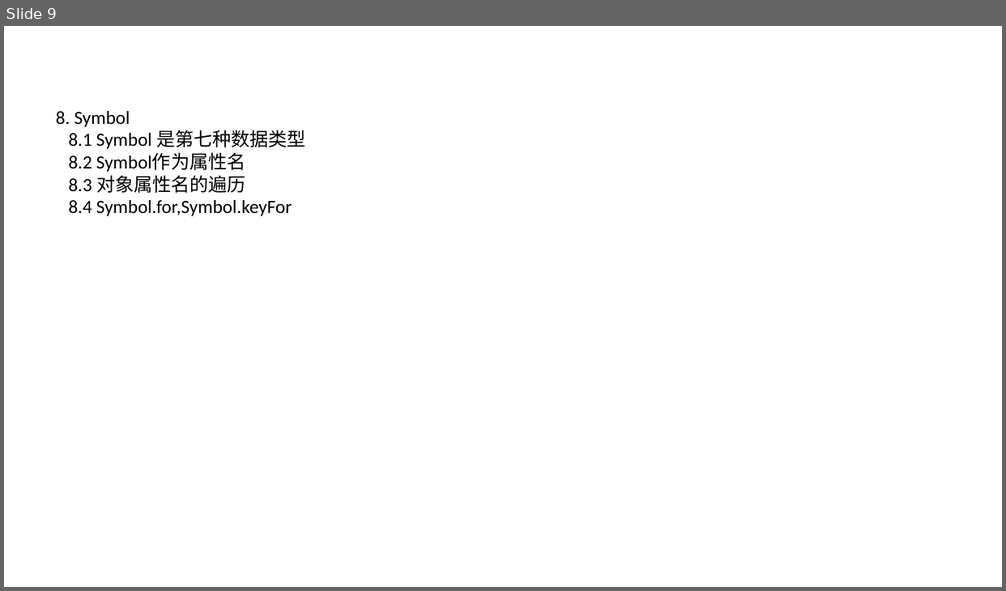
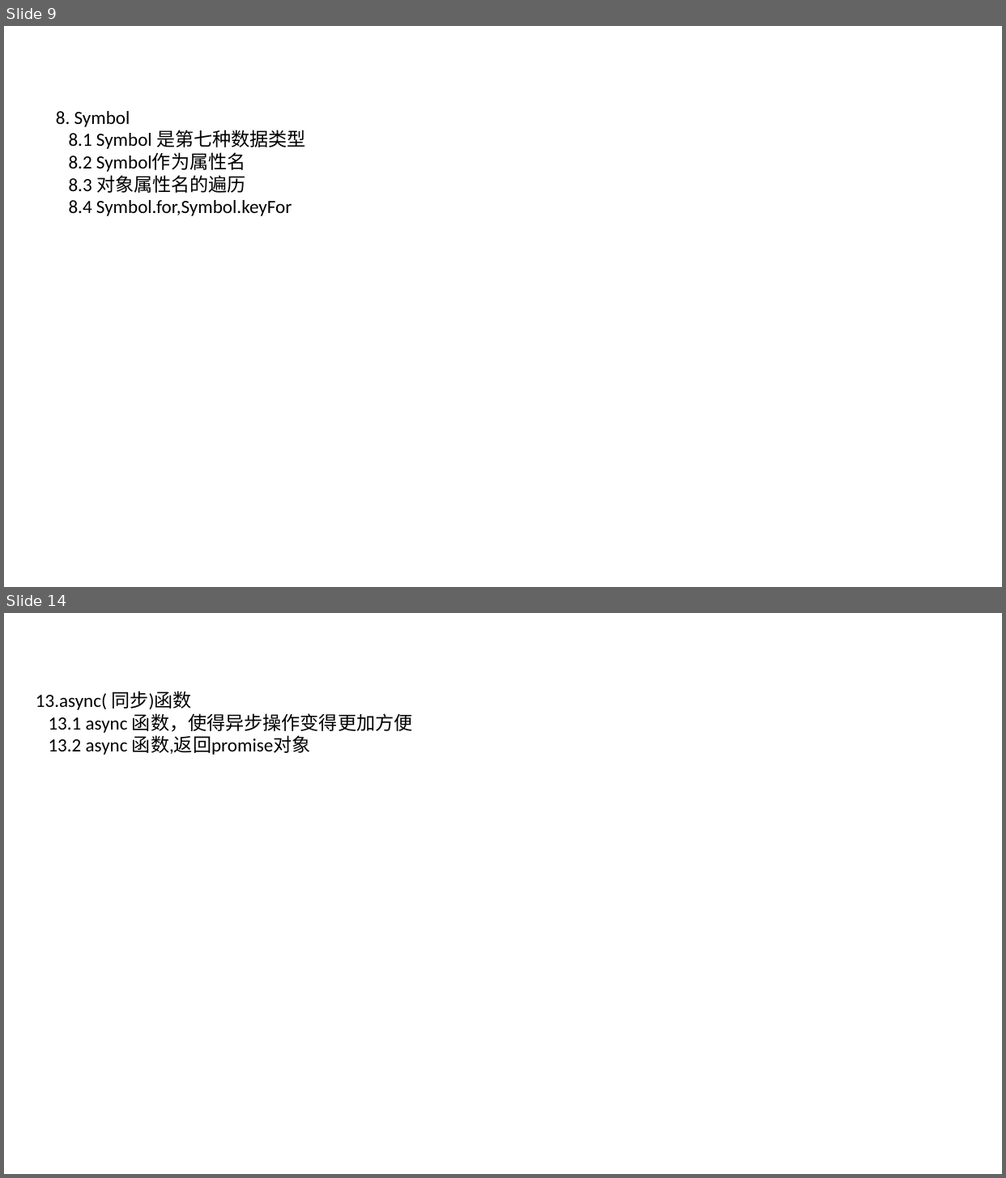
Before and after one commit to hiliny/vetechShare, a slide deck: es6/es6新特性.pptx. Shown one above the other, each under a label of ours: slide 9 before the commit, slides 9 and 14 after it; the slides between them are not shown. The pictures are 1006x591 and 1006x1178 pixels, drawn with LibreOffice and Linux fonts; fonts in the diff are those of the drawing; background and template pictures are left out. Boxes give left, top, right and bottom in pixels: in the first picture for what was removed or moved away, otherwise in the second. Text is boxed around its words. In the diff, an @@ line names an element or a change of style, - is before the commit and + after.

```diff
--- a/es6/es6新特性.pptx
+++ b/es6/es6新特性.pptx
@@ slide 14 added at box(4, 613, 1002, 1174), background picture (left out) @@
@@ text added at box(36, 691, 412, 755), 18 pt, text #000000 @@
+13.async( 同步)函数
+13.1 async 函数，使得异步操作变得更加方便
+13.2 async 函数,返回promise对象
```
Also in this commit, not shown: 5 other slides added, 1 slide removed, 9 other files.
